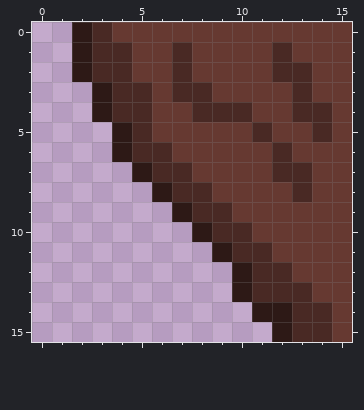
Pixel-art file -- Raw_Assets/Left_tree_trunk_top_branch_start.ase. Above: the version before the commit.
16x16 pixels, 1 frame.
And afterwards:
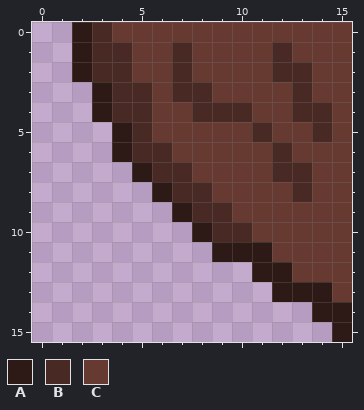
Palette (. is transparent): A #2d1916  B #492924  C #663931
What changed:
Changed rows in their new state; - is an unchanged pixel.
first column x 10:
11 AA----
12 .AA---
13 ..AAA-
14 -...AA
15 --...A
